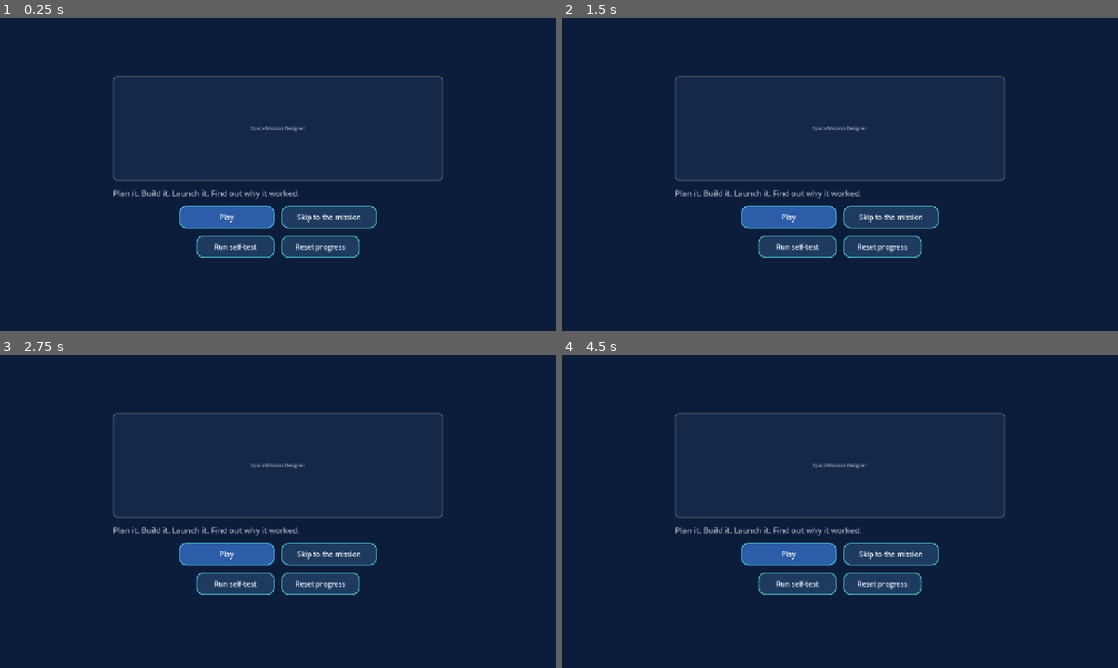
Above: before the commit, frames 1-4 (two rows, left to right).
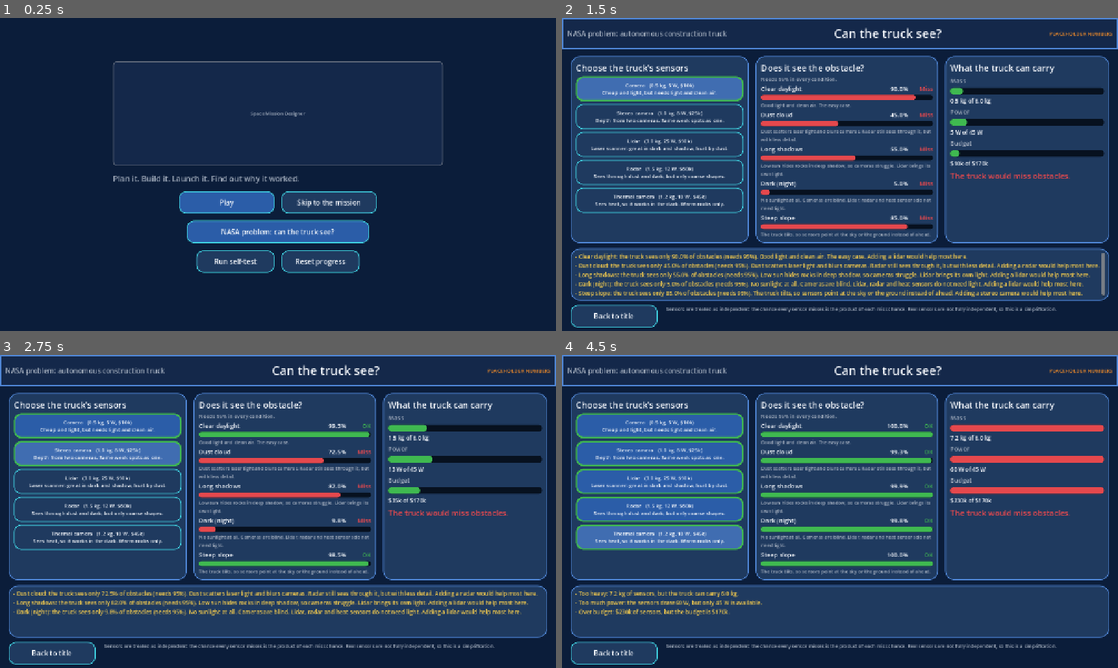
Above: after the commit, the same moments.

Repository: a77chand/apogeic
Game: Godot game, scene res://scenes/main.tscn
Two runs of this game, one before a commit and one after it. Both use one fixed random seed, a clock stepped at 60 frames per second and the inputs below.
Inputs (mouse positions are in pixels of both pictures, inside the frame that each line leads up to):
- Up to frame 1 (0.25 s): no input
- Up to frame 2 (1.5 s): click (840, 230) at 0.5 s, where only the run after the commit has a clickable "NASA problem: can the truck s…"; click (662, 89) at 1.25 s, where only the run after the commit has a clickable "Camera (0.5 kg, 5 W, $10k) Ch…"
- Up to frame 3 (2.75 s): click (100, 455) at 2 s, where only the run after the commit has a clickable "Stereo camera (1.0 kg, 8 W, $…"
- Up to frame 4 (4.5 s): click (662, 480) at 2.75 s, where only the run after the commit has a clickable "Lidar (3.0 kg, 25 W, $90k) La…"; click (662, 508) at 3.5 s, where only the run after the commit has a clickable "Radar (1.5 kg, 12 W, $60k) Se…"; click (662, 536) at 4.25 s, where only the run after the commit has a clickable "Thermal camera (1.2 kg, 10 W,…"

The runs differ from the first frame. In frame 1, 8.4% of the frame differs, in the area x 20-80%, y 13-82%; in frame 2, 62%; in frame 3, 63%; in frame 4, 65%, in the area x 0-100%, y 0-99%.

Commit message:
Add NASA-problem scenario: can an autonomous construction truck see?
Pick sensors (camera, stereo, lidar, radar, thermal), see detection in five
conditions (daylight, dust, shadow, dark, slope) against a 95% target and mass,
power and budget limits, and read a cause chain with a suggested fix per failed
condition. Rules are pure and tested in scripts/core/truck_sim.gd; data in
data/truck.json. EVERY NUMBER IS A PLACEHOLDER, marked in the file and on screen.
Also reaches it from a new title button, and rewrites CONTRIBUTING.md to match
the real team workflow (it still described the old Sol by Sol project).

Diff:
--- /dev/null
+++ b/data/truck.json
@@ -0,0 +1,34 @@
+{
+  "_note": "Sensing-truck scenario. EVERY NUMBER HERE IS A PLACEHOLDER chosen to show the trade-offs, NOT measured or NASA data. Replace each value and its source when real figures are found. Only the general idea (lidar and cameras degrade in dust, cameras need light, radar sees through dust but is coarse) reflects commonly known behaviour.",
+  "title": "Can the truck see?",
+  "intro": "Autonomous construction trucks must sense what is around them, but sensing accuracy is still a hard problem. No single sensor works everywhere. Pick a sensor set, then see where the truck would miss an obstacle.",
+  "lesson": "Each sensor fails in a different place, so a good set covers each other's weak spots, within mass, power and budget.",
+  "fusion_note": "Sensors are treated as independent: the chance every sensor misses is the product of each miss chance. Real sensors are not fully independent, so this is a simplification.",
+  "source": "placeholder",
+  "target_detect_pct": 95.0,
+  "limits": {"mass_kg": 6.0, "power_w": 45.0, "budget_k": 170.0},
+  "conditions": [
+    {"id": "clear", "name": "Clear daylight", "why": "Good light and clean air. The easy case."},
+    {"id": "dust", "name": "Dust cloud", "why": "Dust scatters laser light and blurs cameras. Radar still sees through it, but with less detail."},
+    {"id": "shadow", "name": "Long shadows", "why": "Low sun hides rocks in deep shadow, so cameras struggle. Lidar brings its own light."},
+    {"id": "dark", "name": "Dark (night)", "why": "No sunlight at all. Cameras are blind. Lidar, radar and heat sensors do not need light."},
+    {"id": "slope", "name": "Steep slope", "why": "The truck tilts, so sensors point at the sky or the ground instead of ahead."}
+  ],
+  "sensors": [
+    {"id": "camera", "name": "Camera", "blurb": "Cheap and light, but needs light and clean air.",
+     "mass_kg": 0.5, "power_w": 5.0, "cost_k": 10.0,
+     "detect": {"clear": 0.90, "dust": 0.45, "shadow": 0.55, "dark": 0.05, "slope": 0.85}},
+    {"id": "stereo", "name": "Stereo camera", "blurb": "Depth from two cameras. Same weak spots as one.",
+     "mass_kg": 1.0, "power_w": 8.0, "cost_k": 25.0,
+     "detect": {"clear": 0.93, "dust": 0.50, "shadow": 0.60, "dark": 0.05, "slope": 0.90}},
+    {"id": "lidar", "name": "Lidar", "blurb": "Laser scanner: great in dark and shadow, hurt by dust.",
+     "mass_kg": 3.0, "power_w": 25.0, "cost_k": 90.0,
+     "detect": {"clear": 0.95, "dust": 0.55, "shadow": 0.95, "dark": 0.95, "slope": 0.85}},
+    {"id": "radar", "name": "Radar", "blurb": "Sees through dust and dark, but only coarse shapes.",
+     "mass_kg": 1.5, "power_w": 12.0, "cost_k": 60.0,
+     "detect": {"clear": 0.75, "dust": 0.85, "shadow": 0.75, "dark": 0.75, "slope": 0.70}},
+    {"id": "thermal", "name": "Thermal camera", "blurb": "Sees heat, so it works in the dark. Warm rocks only.",
+     "mass_kg": 1.2, "power_w": 10.0, "cost_k": 45.0,
+     "detect": {"clear": 0.70, "dust": 0.60, "shadow": 0.70, "dark": 0.80, "slope": 0.65}}
+  ]
+}
--- /dev/null
+++ b/scripts/core/truck_sim.gd
@@ -0,0 +1,117 @@
+extends RefCounted
+## Rules for the sensing-truck scenario. Pure static functions: no nodes, no
+## randomness. Numbers all come from data/truck.json (placeholders for now).
+## Use it through a preload:  const TruckSim = preload("res://scripts/core/truck_sim.gd")
+
+const EPS: float = 0.0001
+const PATH: String = "res://data/truck.json"
+
+
+static func load_config() -> Dictionary:
+	if not FileAccess.file_exists(PATH):
+		push_error("Data file not found: " + PATH)
+		return {}
+	var file: FileAccess = FileAccess.open(PATH, FileAccess.READ)
+	var text: String = file.get_as_text()
+	file.close()
+	var json: JSON = JSON.new()
+	if json.parse(text) != OK:
+		push_error("JSON error in %s: %s" % [PATH, json.get_error_message()])
+		return {}
+	if typeof(json.data) != TYPE_DICTIONARY:
+		return {}
+	var out: Dictionary = json.data
+	return out
+
+
+static func sensor_by_id(cfg: Dictionary, id: String) -> Dictionary:
+	var list: Array = cfg.get("sensors", [])
+	for item in list:
+		var s: Dictionary = item
+		if str(s.get("id", "")) == id:
+			return s
+	return {}
+
+
+## Chance (0..1) that at least one chosen sensor sees the obstacle in a condition.
+## Every sensor has to miss for the truck to miss, so: 1 - product of miss chances.
+static func detect_chance(cfg: Dictionary, selected: Array, condition_id: String) -> float:
+	if selected.is_empty():
+		return 0.0
+	var miss: float = 1.0
+	for id in selected:
+		var s: Dictionary = sensor_by_id(cfg, str(id))
+		var detect: Dictionary = s.get("detect", {})
+		miss *= 1.0 - float(detect.get(condition_id, 0.0))
+	return 1.0 - miss
+
+
+## The unselected sensor that would help most in a condition ("" if none helps).
+static func best_addition(cfg: Dictionary, selected: Array, condition_id: String) -> String:
+	var best_id: String = ""
+	var best_gain: float = 0.0
+	var base: float = detect_chance(cfg, selected, condition_id)
+	var list: Array = cfg.get("sensors", [])
+	for item in list:
+		var s: Dictionary = item
+		var id: String = str(s.get("id", ""))
+		if selected.has(id):
+			continue
+		var with_it: Array = selected.duplicate()
+		with_it.append(id)
+		var gain: float = detect_chance(cfg, with_it, condition_id) - base
+		if gain > best_gain + EPS:
+			best_gain = gain
+			best_id = id
+	return best_id
+
+
+## Everything the screen shows. selected is an Array of sensor ids.
+static func evaluate(cfg: Dictionary, selected: Array) -> Dictionary:
+	var limits: Dictionary = cfg.get("limits", {})
+	var target: float = float(cfg.get("target_detect_pct", 95.0))
+	var mass: float = 0.0
+	var power: float = 0.0
+	var cost: float = 0.0
+	for id in selected:
+		var s: Dictionary = sensor_by_id(cfg, str(id))
+		mass += float(s.get("mass_kg", 0.0))
+		power += float(s.get("power_w", 0.0))
+		cost += float(s.get("cost_k", 0.0))
+	var mass_ok: bool = mass <= float(limits.get("mass_kg", 0.0)) + EPS
+	var power_ok: bool = power <= float(limits.get("power_w", 0.0)) + EPS
+	var cost_ok: bool = cost <= float(limits.get("budget_k", 0.0)) + EPS
+
+	var conditions: Array = []
+	var causes: Array = []
+	var all_detect_ok: bool = true
+	var cond_list: Array = cfg.get("conditions", [])
+	for item in cond_list:
+		var c: Dictionary = item
+		var id: String = str(c.get("id", ""))
+		var pct: float = detect_chance(cfg, selected, id) * 100.0
+		var passed: bool = pct >= target - EPS
+		var tip_id: String = ""
+		if not passed:
+			all_detect_ok = false
+			tip_id = best_addition(cfg, selected, id)
+			var cause: String = "%s: the truck sees only %.1f%% of obstacles (needs %.0f%%). %s" % [
+					str(c.get("name", id)), pct, target, str(c.get("why", ""))]
+			if tip_id != "":
+				cause += " Adding a %s would help most here." % str(sensor_by_id(cfg, tip_id).get("name", tip_id)).to_lower()
+			causes.append(cause)
+		conditions.append({"id": id, "name": str(c.get("name", id)), "detect_pct": pct, "passed": passed, "tip_id": tip_id})
+	if not mass_ok:
+		causes.append("Too heavy: %.1f kg of sensors, but the truck can carry %.1f kg." % [mass, float(limits.get("mass_kg", 0.0))])
+	if not power_ok:
+		causes.append("Too much power: the sensors draw %.0f W, but only %.0f W is available." % [power, float(limits.get("power_w", 0.0))])
+	if not cost_ok:
+		causes.append("Over budget: $%.0fk of sensors, but the budget is $%.0fk." % [cost, float(limits.get("budget_k", 0.0))])
+	var limits_ok: bool = mass_ok and power_ok and cost_ok
+	return {
+		"mass_kg": mass, "power_w": power, "cost_k": cost,
+		"mass_ok": mass_ok, "power_ok": power_ok, "cost_ok": cost_ok,
+		"conditions": conditions, "all_detect_ok": all_detect_ok,
+		"passed": all_detect_ok and limits_ok and not selected.is_empty(),
+		"causes": causes,
+	}
--- a/scripts/main.gd
+++ b/scripts/main.gd
@@ -20,6 +20,7 @@
 	"launch": "res://scripts/screens/launch.gd",
 	"ops": "res://scripts/screens/ops.gd",
 	"report": "res://scripts/screens/report.gd",
+	"truck": "res://scripts/screens/truck.gd",
 }
 
 ## The order the stub screens walk through, so the whole game is clickable from day one.
--- a/scripts/screens/title.gd
+++ b/scripts/screens/title.gd
@@ -22,6 +22,10 @@
 	v.add_child(row)
 	row.add_child(UI.button("Play", _on_play, 220.0, true))
 	row.add_child(UI.button("Skip to the mission", _on_mission))
+	var truck_row: HBoxContainer = UI.hbox(16)
+	truck_row.alignment = BoxContainer.ALIGNMENT_CENTER
+	v.add_child(truck_row)
+	truck_row.add_child(UI.button("NASA problem: can the truck see?", _on_truck, 420.0, true))
 	var tools: HBoxContainer = UI.hbox(16)
 	tools.alignment = BoxContainer.ALIGNMENT_CENTER
 	v.add_child(tools)
@@ -42,6 +46,10 @@
 	GameState.go("briefing")
 
 
+func _on_truck() -> void:
+	GameState.go("truck")
+
+
 func _on_reset() -> void:
 	GameState.reset_progress()
 	_test_label.text = "Progress cleared."
--- /dev/null
+++ b/scripts/screens/truck.gd
@@ -0,0 +1,199 @@
+extends Control
+## NASA problem: an autonomous construction truck must sense obstacles, but no
+## sensor works everywhere. Pick sensors, see detection in five conditions, and
+## read why the truck misses things. All rules are in truck_sim.gd.
+
+const UI = preload("res://scripts/ui/ui.gd")
+const TruckSim = preload("res://scripts/core/truck_sim.gd")
+
+var _cfg: Dictionary = {}
+var selected: Array = []
+var _buttons: Dictionary = {}       # sensor id -> Button
+var _cond_rows: Dictionary = {}     # condition id -> {"bar", "text", "status"}
+var _limit_rows: Dictionary = {}    # "mass"/"power"/"cost" -> {"bar", "text"}
+var _verdict: Label = null
+var _causes: VBoxContainer = null
+
+
+func _ready() -> void:
+	_cfg = TruckSim.load_config()
+	_build_top_bar()
+	_build_sensors()
+	_build_conditions()
+	_build_limits()
+	_build_explain()
+	_refresh()
+
+
+func _place(node: Control, pos: Vector2, sz: Vector2) -> void:
+	add_child(node)
+	node.position = pos
+	node.custom_minimum_size = sz
+	node.size = sz
+
+
+func _build_top_bar() -> void:
+	var bar: PanelContainer = PanelContainer.new()
+	bar.add_theme_stylebox_override("panel", UI.box(UI.C_DEEP, UI.C_BORDER, 0, 2, 12.0))
+	_place(bar, Vector2(0, 0), Vector2(1280, 72))
+	var row: HBoxContainer = UI.hbox(16)
+	bar.add_child(row)
+	row.add_child(UI.label("NASA problem: autonomous construction truck", 16, UI.C_MUTED))
+	var spacer: Control = Control.new()
+	spacer.size_flags_horizontal = Control.SIZE_EXPAND_FILL
+	row.add_child(spacer)
+	row.add_child(UI.label(str(_cfg.get("title", "Can the truck see?")), 28))
+	var spacer2: Control = Control.new()
+	spacer2.size_flags_horizontal = Control.SIZE_EXPAND_FILL
+	row.add_child(spacer2)
+	row.add_child(UI.label("PLACEHOLDER NUMBERS", 12, UI.C_ORANGE))
+
+
+func _build_sensors() -> void:
+	var panel: PanelContainer = UI.panel(UI.C_BORDER, 12.0)
+	_place(panel, Vector2(20, 88), Vector2(410, 430))
+	var col: VBoxContainer = UI.vbox(6)
+	panel.add_child(col)
+	col.add_child(UI.label("Choose the truck's sensors", 20))
+	var list: Array = _cfg.get("sensors", [])
+	for item in list:
+		var s: Dictionary = item
+		var id: String = str(s.get("id", ""))
+		var text: String = "%s   (%.1f kg, %d W, $%dk)\n%s" % [
+				str(s.get("name", id)), float(s.get("mass_kg", 0.0)), int(float(s.get("power_w", 0.0))),
+				int(float(s.get("cost_k", 0.0))), str(s.get("blurb", ""))]
+		var b: Button = UI.button(text, Callable(), 380.0, false)
+		b.toggle_mode = true
+		b.custom_minimum_size = Vector2(380.0, 44.0)
+		b.add_theme_font_size_override("font_size", 12)
+		b.clip_text = true
+		b.add_theme_stylebox_override("pressed", UI.box(UI.C_HOVER, UI.C_GREEN, 16, 4, 6.0))
+		b.add_theme_stylebox_override("hover_pressed", UI.box(UI.C_HOVER.lightened(0.1), UI.C_GREEN, 16, 4, 6.0))
+		b.toggled.connect(_on_toggled.bind(id))
+		col.add_child(b)
+		_buttons[id] = b
+
+
+func _build_conditions() -> void:
+	var panel: PanelContainer = UI.panel(UI.C_BORDER, 12.0)
+	_place(panel, Vector2(446, 88), Vector2(420, 430))
+	var col: VBoxContainer = UI.vbox(4)
+	panel.add_child(col)
+	col.add_child(UI.label("Does it see the obstacle?", 20))
+	var target: float = float(_cfg.get("target_detect_pct", 95.0))
+	col.add_child(UI.label("Needs %d%% in every condition." % int(target), 12, UI.C_MUTED))
+	var list: Array = _cfg.get("conditions", [])
+	for item in list:
+		var c: Dictionary = item
+		var id: String = str(c.get("id", ""))
+		var head: HBoxContainer = UI.hbox(6)
+		var name_label: Label = UI.label(str(c.get("name", id)), 14, UI.C_TEXT)
+		name_label.size_flags_horizontal = Control.SIZE_EXPAND_FILL
+		head.add_child(name_label)
+		var value: Label = UI.label("", 14)
+		head.add_child(value)
+		var status: Label = UI.label("", 14)
+		status.custom_minimum_size = Vector2(52.0, 0.0)
+		status.horizontal_alignment = HORIZONTAL_ALIGNMENT_RIGHT
+		head.add_child(status)
+		col.add_child(head)
+		var bar: ProgressBar = UI.meter(390.0)
+		bar.custom_minimum_size = Vector2(390.0, 12.0)
+		col.add_child(bar)
+		var why: Label = UI.label(str(c.get("why", "")), 11, UI.C_MUTED, true)
+		why.custom_minimum_size = Vector2(390.0, 0.0)
+		col.add_child(why)
+		_cond_rows[id] = {"bar": bar, "text": value, "status": status}
+
+
+func _build_limits() -> void:
+	var panel: PanelContainer = UI.panel(UI.C_BORDER, 12.0)
+	_place(panel, Vector2(882, 88), Vector2(378, 430))
+	var col: VBoxContainer = UI.vbox(6)
+	panel.add_child(col)
+	col.add_child(UI.label("What the truck can carry", 20))
+	for key in ["mass", "power", "cost"]:
+		var title: String = {"mass": "Mass", "power": "Power", "cost": "Budget"}[key]
+		col.add_child(UI.label(title, 14, UI.C_MUTED))
+		var bar: ProgressBar = UI.meter(350.0)
+		col.add_child(bar)
+		var text: Label = UI.label("", 13)
+		col.add_child(text)
+		_limit_rows[key] = {"bar": bar, "text": text}
+	_verdict = UI.label("", 18, UI.C_TEXT, true)
+	_verdict.custom_minimum_size = Vector2(350.0, 0.0)
+	col.add_child(_verdict)
+
+
+func _build_explain() -> void:
+	var panel: PanelContainer = UI.panel(UI.C_BORDER, 10.0)
+	_place(panel, Vector2(20, 530), Vector2(1240, 120))
+	var scroll: ScrollContainer = ScrollContainer.new()
+	scroll.horizontal_scroll_mode = ScrollContainer.SCROLL_MODE_DISABLED
+	panel.add_child(scroll)
+	_causes = UI.vbox(3)
+	_causes.size_flags_horizontal = Control.SIZE_EXPAND_FILL
+	scroll.add_child(_causes)
+	var back: Button = UI.button("Back to title", _on_back, 200.0, false)
+	_place(back, Vector2(20, 660), Vector2(200, 52))
+	var note: Label = UI.label(str(_cfg.get("fusion_note", "")), 11, UI.C_MUTED, true)
+	_place(note, Vector2(240, 662), Vector2(1020, 50))
+
+
+func _on_toggled(pressed: bool, id: String) -> void:
+	if pressed and not selected.has(id):
+		selected.append(id)
+	elif not pressed:
+		selected.erase(id)
+	_refresh()
+
+
+func _refresh() -> void:
+	var res: Dictionary = TruckSim.evaluate(_cfg, selected)
+	var conditions: Array = res.get("conditions", [])
+	for item in conditions:
+		var c: Dictionary = item
+		var row: Dictionary = _cond_rows[str(c["id"])]
+		var passed: bool = bool(c["passed"])
+		var pct: float = float(c["detect_pct"])
+		var close: bool = pct < float(_cfg.get("target_detect_pct", 95.0)) + 3.0
+		UI.set_meter(row["bar"], pct, UI.status_for(passed, close))
+		var value: Label = row["text"]
+		value.text = "%.1f%%" % pct
+		var status: Label = row["status"]
+		status.text = "OK" if passed else "Miss"
+		status.add_theme_color_override("font_color", UI.C_GREEN if passed else UI.C_RED)
+	var limits: Dictionary = _cfg.get("limits", {})
+	_set_limit("mass", float(res["mass_kg"]), float(limits.get("mass_kg", 1.0)), bool(res["mass_ok"]), "%.1f kg of %.1f kg")
+	_set_limit("power", float(res["power_w"]), float(limits.get("power_w", 1.0)), bool(res["power_ok"]), "%d W of %d W")
+	_set_limit("cost", float(res["cost_k"]), float(limits.get("budget_k", 1.0)), bool(res["cost_ok"]), "$%dk of $%dk")
+	UI.clear(_causes)
+	if selected.is_empty():
+		_verdict.text = "Pick at least one sensor."
+		_verdict.add_theme_color_override("font_color", UI.C_MUTED)
+		_causes.add_child(UI.label(str(_cfg.get("intro", "")), 14, UI.C_TEXT, true))
+		_causes.add_child(UI.label("Why it matters: " + str(_cfg.get("lesson", "")), 14, UI.C_CYAN, true))
+	elif bool(res["passed"]):
+		_verdict.text = "The truck sees everything it needs to."
+		_verdict.add_theme_color_override("font_color", UI.C_GREEN)
+		_causes.add_child(UI.label(str(_cfg.get("lesson", "")), 14, UI.C_GREEN, true))
+	else:
+		_verdict.text = "The truck would miss obstacles."
+		_verdict.add_theme_color_override("font_color", UI.C_RED)
+		var causes: Array = res.get("causes", [])
+		for line in causes:
+			_causes.add_child(UI.label("- " + str(line), 13, UI.C_YELLOW, true))
+
+
+func _set_limit(key: String, value: float, limit: float, ok: bool, fmt: String) -> void:
+	var row: Dictionary = _limit_rows[key]
+	UI.set_meter(row["bar"], value / maxf(0.001, limit) * 100.0, UI.status_for(ok, value >= limit * 0.9))
+	var text: Label = row["text"]
+	if key == "mass":
+		text.text = fmt % [value, limit]
+	else:
+		text.text = fmt % [int(round(value)), int(round(limit))]
+
+
+func _on_back() -> void:
+	GameState.go("title")
--- /dev/null
+++ b/tests/truck_tests.gd
@@ -0,0 +1,57 @@
+extends SceneTree
+## Checks the sensing-truck rules. Run from the project folder:
+##   godot --headless --path . --script res://tests/truck_tests.gd
+
+const TruckSim = preload("res://scripts/core/truck_sim.gd")
+
+var fails: Array = []
+
+
+func check(ok: bool, msg: String) -> void:
+	if not ok:
+		fails.append(msg)
+
+
+func _initialize() -> void:
+	var cfg: Dictionary = TruckSim.load_config()
+	check(cfg.size() > 0, "config loads")
+	check((cfg.get("sensors", []) as Array).size() == 5, "5 sensors")
+	check((cfg.get("conditions", []) as Array).size() == 5, "5 conditions")
+
+	var none: Dictionary = TruckSim.evaluate(cfg, [])
+	check(not bool(none["passed"]), "empty build fails")
+
+	# one sensor is never enough: lidar alone is blinded by dust
+	var lidar: Dictionary = TruckSim.evaluate(cfg, ["lidar"])
+	check(not bool(lidar["passed"]), "lidar alone fails")
+	var lidar_dust: float = TruckSim.detect_chance(cfg, ["lidar"], "dust")
+	check(absf(lidar_dust - 0.55) < 0.0001, "single sensor chance is its own number")
+
+	# fusion: lidar + radar in dust = 1 - 0.45 * 0.15
+	var fused: float = TruckSim.detect_chance(cfg, ["lidar", "radar"], "dust")
+	check(absf(fused - (1.0 - 0.45 * 0.15)) < 0.0001, "fusion multiplies miss chances")
+
+	# a winning build, and a cheaper winning build (no perfect build)
+	var rich: Dictionary = TruckSim.evaluate(cfg, ["lidar", "radar", "camera"])
+	check(bool(rich["passed"]), "lidar+radar+camera wins")
+	var cheap: Dictionary = TruckSim.evaluate(cfg, ["camera", "radar", "thermal"])
+	check(bool(cheap["passed"]), "camera+radar+thermal wins")
+	check(float(cheap["cost_k"]) < float(rich["cost_k"]), "the cheaper build costs less")
+
+	# limits: every sensor together breaks mass, power and budget
+	var all: Dictionary = TruckSim.evaluate(cfg, ["camera", "stereo", "lidar", "radar", "thermal"])
+	check(not bool(all["power_ok"]) and not bool(all["cost_ok"]), "all sensors break power and budget")
+	check(not bool(all["passed"]), "over the limits means fail")
+
+	# the explanation names the weak condition and a fix
+	var cam: Dictionary = TruckSim.evaluate(cfg, ["camera"])
+	var text: String = " ".join(PackedStringArray(cam["causes"]))
+	check(text.contains("Dark") and text.contains("Adding a"), "cause chain explains the dark failure and suggests a sensor")
+
+	if fails.is_empty():
+		print("TRUCK TESTS PASSED")
+		quit(0)
+	else:
+		for f in fails:
+			printerr("FAILED: ", f)
+		quit(1)
Not shown, added: scripts/core/truck_sim.gd.uid
Not shown, added: scripts/screens/truck.gd.uid
Not shown, added: tests/truck_tests.gd.uid
Not shown, changed: CONTRIBUTING.md
